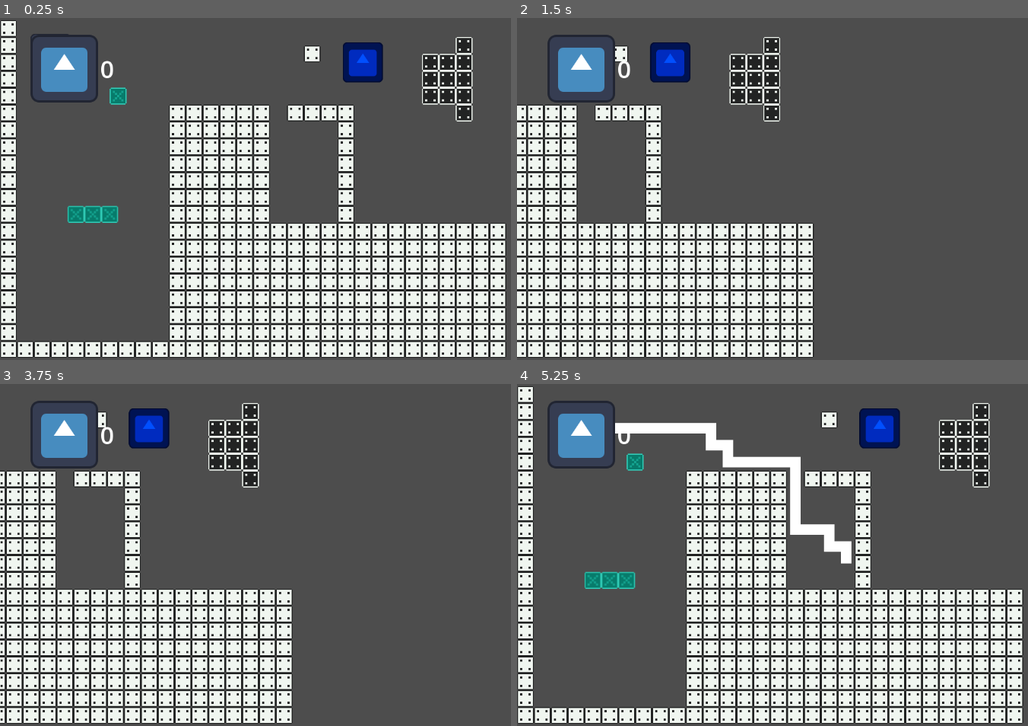
Above: before the commit, frames 1-4 (two rows, left to right).
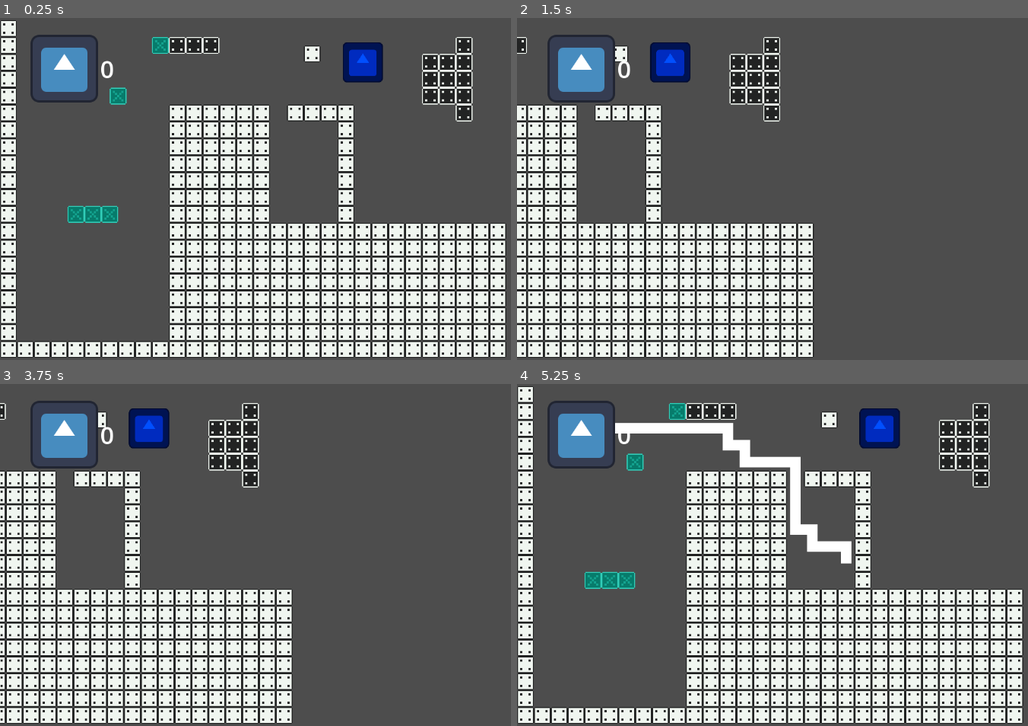
Above: after the commit, the same moments.

Repository: u-sernam-e/GameJam2025
Game: Godot game, scene res://Scenes/Level/main_level.tscn
The game is run twice, just before and just after one commit, with the same random seed, the same clock (stepped at 60 frames per second) and the same inputs. The engine's default icon, where the game draws it, is replaced by a stand-in: a white triangle on a blue panel in a dark square.
Inputs (mouse positions are in pixels of both pictures, inside the frame that each line leads up to):
- Up to frame 1 (0.25 s): no input
- Up to frame 2 (1.5 s): tap Enter at 0.5 s; move the mouse to (956, 171) at 0.52 s; hold Right (ui_right) 0.53-1.28 s; click (956, 171) at 0.6 s; tap Space at 1.25 s; move the mouse to (700, 206) at 1.27 s; hold Left (ui_left) from 1.28 s (still down); right-click (700, 206) at 1.35 s
- Up to frame 3 (3.75 s): move the mouse to (362, 479) at 2.02 s; release Left (ui_left) at 2.03 s; hold Right (ui_right) 2.03-3.53 s; click (362, 479) at 2.1 s; tap Enter at 2.75 s; move the mouse to (275, 623) at 2.77 s; right-click (275, 623) at 2.85 s; tap Space at 3.5 s; move the mouse to (485, 606) at 3.52 s; hold Left (ui_left) from 3.53 s (still down); click (485, 606) at 3.6 s
- Up to frame 4 (5.25 s): keep holding Left (ui_left); move the mouse to (639, 503) at 4.27 s; right-click (639, 503) at 4.35 s; move the mouse to (849, 555) at 5.02 s; click (849, 555) at 5.1 s

The runs differ from the first frame. In frame 1, 0.6% of the frame differs, in the area x 5-74%, y 4-60%; in frame 2, 0.1%; in frame 3, less than 0.1%; in frame 4, 1.5%, in the area x 13-74%, y 5-60%.

Commit message:
added crate

Diff:
--- a/Globals/globals.gd
+++ b/Globals/globals.gd
@@ -1,9 +1,20 @@
 extends Node
 
 var coins : int = 0
+var firstFrame : bool = true
 
-signal updateTileMap()
+# to be emitted on first frame of level
+# is emitted on first frame of game, should also be emitted
+# on scene change and when the character dies and level's restarted
+signal levelStart
+
+signal updateTileMap
 
 signal moveCamera(moveAmount : Vector2i)
 
 signal setCoins(amount : int)
+
+func _process(_delta: float) -> void:
+	if firstFrame:
+		levelStart.emit()
+		firstFrame = false
--- a/Scenes/Character/adventurer.tscn
+++ b/Scenes/Character/adventurer.tscn
@@ -7,26 +7,27 @@
 [ext_resource type="Script" uid="uid://t1c32crh10xw" path="res://Scripts/Character/move_instruction.gd" id="5_rpuq4"]
 
 [sub_resource type="RectangleShape2D" id="RectangleShape2D_efyhf"]
-size = Vector2(127, 127)
+size = Vector2(64, 64)
 
 [sub_resource type="RectangleShape2D" id="RectangleShape2D_3dik8"]
-size = Vector2(128, 128)
+size = Vector2(64, 64)
 
 [sub_resource type="RectangleShape2D" id="RectangleShape2D_pwss3"]
-size = Vector2(128, 128)
+size = Vector2(48, 48)
 
 [sub_resource type="RectangleShape2D" id="RectangleShape2D_rpuq4"]
-size = Vector2(48, 48)
+size = Vector2(16, 16)
 
 [node name="Adventurer" type="CharacterBody2D" node_paths=PackedStringArray("movement_script") groups=["character"]]
 script = ExtResource("1_ie25t")
 movement_script = NodePath("MovementComponent")
 
 [node name="CollisionShape2D" type="CollisionShape2D" parent="."]
-position = Vector2(-0.5, 1.5)
 shape = SubResource("RectangleShape2D_efyhf")
 
 [node name="Sprite2D" type="Sprite2D" parent="."]
+position = Vector2(0, 9.536743e-07)
+scale = Vector2(0.5, 0.5)
 texture = ExtResource("2_6v6nm")
 
 [node name="MovementComponent" type="Node2D" parent="."]
--- /dev/null
+++ b/Scenes/Level/crate.tscn
@@ -0,0 +1,81 @@
+[gd_scene load_steps=10 format=3 uid="uid://c1cfiemc3hs70"]
+
+[ext_resource type="Script" uid="uid://d366ywowgy78u" path="res://Scripts/Level/crate.gd" id="1_pxcwp"]
+[ext_resource type="Texture2D" uid="uid://dskkpq3cc23gh" path="res://Assets/test_tileset.png" id="2_1lpdj"]
+[ext_resource type="Script" uid="uid://dctkvbn0ljpx7" path="res://Scripts/Level/crate_activate_box.gd" id="3_71cc6"]
+
+[sub_resource type="AtlasTexture" id="AtlasTexture_71cc6"]
+atlas = ExtResource("2_1lpdj")
+region = Rect2(80, 80, 16, 16)
+
+[sub_resource type="RectangleShape2D" id="RectangleShape2D_fey47"]
+size = Vector2(3.5, 6)
+
+[sub_resource type="RectangleShape2D" id="RectangleShape2D_0jqur"]
+size = Vector2(4, 6)
+
+[sub_resource type="RectangleShape2D" id="RectangleShape2D_j573q"]
+size = Vector2(6, 4)
+
+[sub_resource type="RectangleShape2D" id="RectangleShape2D_2s70i"]
+size = Vector2(6, 4)
+
+[sub_resource type="RectangleShape2D" id="RectangleShape2D_8lkp6"]
+size = Vector2(4, 3)
+
+[node name="Crate" type="Node2D"]
+script = ExtResource("1_pxcwp")
+
+[node name="Sprite2D" type="Sprite2D" parent="."]
+texture_filter = 1
+texture = SubResource("AtlasTexture_71cc6")
+
+[node name="ActivateLeft" type="Area2D" parent="."]
+collision_layer = 2
+collision_mask = 2
+script = ExtResource("3_71cc6")
+metadata/_custom_type_script = "uid://cpewc6ckirv3b"
+
+[node name="CollisionShape2D" type="CollisionShape2D" parent="ActivateLeft"]
+position = Vector2(-9.75, 0)
+shape = SubResource("RectangleShape2D_fey47")
+
+[node name="ActivateRight" type="Area2D" parent="."]
+collision_layer = 2
+collision_mask = 2
+script = ExtResource("3_71cc6")
+metadata/_custom_type_script = "uid://cpewc6ckirv3b"
+
+[node name="CollisionShape2D" type="CollisionShape2D" parent="ActivateRight"]
+position = Vector2(10, 0)
+shape = SubResource("RectangleShape2D_0jqur")
+
+[node name="ActivateTop" type="Area2D" parent="."]
+collision_layer = 2
+collision_mask = 2
+script = ExtResource("3_71cc6")
+metadata/_custom_type_script = "uid://cpewc6ckirv3b"
+
+[node name="CollisionShape2D" type="CollisionShape2D" parent="ActivateTop"]
+position = Vector2(0, -10)
+shape = SubResource("RectangleShape2D_j573q")
+
+[node name="ActivateBottom" type="Area2D" parent="."]
+collision_layer = 2
+collision_mask = 2
+script = ExtResource("3_71cc6")
+metadata/_custom_type_script = "uid://cpewc6ckirv3b"
+
+[node name="CollisionShape2D" type="CollisionShape2D" parent="ActivateBottom"]
+position = Vector2(0, 10)
+shape = SubResource("RectangleShape2D_2s70i")
+
+[node name="IndentBoxPivot" type="Marker2D" parent="."]
+
+[node name="IndentBox" type="Area2D" parent="IndentBoxPivot"]
+collision_layer = 16
+collision_mask = 16
+
+[node name="CollisionShape2D" type="CollisionShape2D" parent="IndentBoxPivot/IndentBox"]
+position = Vector2(0, -14)
+shape = SubResource("RectangleShape2D_8lkp6")
--- a/Scenes/Level/main_level.tscn
+++ b/Scenes/Level/main_level.tscn
@@ -8,6 +8,7 @@
 [ext_resource type="PackedScene" uid="uid://geioym668ust" path="res://Scenes/Level/lever.tscn" id="6_236hc"]
 [ext_resource type="PackedScene" uid="uid://dddm40jtb8lyb" path="res://Scenes/Level/camera.tscn" id="7_74wln"]
 [ext_resource type="PackedScene" uid="uid://bpc552rn6tre6" path="res://Scenes/Level/chest.tscn" id="8_kh5xa"]
+[ext_resource type="PackedScene" uid="uid://c1cfiemc3hs70" path="res://Scenes/Level/crate.tscn" id="9_2ye4d"]
 
 [sub_resource type="TileSetAtlasSource" id="TileSetAtlasSource_ikcpc"]
 texture = ExtResource("1_q2fht")
@@ -44,20 +45,37 @@
 physics_layer_0/collision_mask = 4
 sources/0 = SubResource("TileSetAtlasSource_236hc")
 
+[sub_resource type="TileSetAtlasSource" id="TileSetAtlasSource_kh5xa"]
+texture = ExtResource("1_q2fht")
+1:1/0 = 0
+1:1/0/physics_layer_0/polygon_0/points = PackedVector2Array(-8, -8, 8, -8, 8, 8, -8, 8)
+3:1/0 = 0
+3:1/0/physics_layer_0/polygon_0/points = PackedVector2Array(-8, -8, 8, -8, 8, 8, -8, 8)
+5:1/0 = 0
+5:1/0/physics_layer_0/polygon_0/points = PackedVector2Array(-8, -8, 8, -8, 8, 8, -8, 8)
+1:3/0 = 0
+1:3/0/physics_layer_0/polygon_0/points = PackedVector2Array(-8, -8, 8, -8, 8, 8, -8, 8)
+3:3/0 = 0
+3:3/0/physics_layer_0/polygon_0/points = PackedVector2Array(-8, -8, 8, -8, 8, 8, -8, 8)
+5:3/0 = 0
+5:3/0/physics_layer_0/polygon_0/points = PackedVector2Array(-8, -8, 8, -8, 8, 8, -8, 8)
+1:5/0 = 0
+1:5/0/physics_layer_0/polygon_0/points = PackedVector2Array(-8, -8, 8, -8, 8, 8, -8, 8)
+3:5/0 = 0
+3:5/0/physics_layer_0/polygon_0/points = PackedVector2Array(-8, -8, 8, -8, 8, 8, -8, 8)
+5:5/0 = 0
+
+[sub_resource type="TileSet" id="TileSet_2ye4d"]
+physics_layer_0/collision_layer = 16
+physics_layer_0/collision_mask = 16
+sources/0 = SubResource("TileSetAtlasSource_kh5xa")
+
 [node name="MainLevel" type="Node2D"]
 
 [node name="Walls" type="TileMapLayer" parent="."]
 texture_filter = 1
 tile_map_data = PackedByteArray("AAAAAAAAAAABAAEAAAAAAAEAAAABAAEAAAAAAAIAAAABAAEAAAAAAAMAAAABAAEAAAAAAAQAAAABAAEAAAAAAA …(3952 unchanged characters)…
 tile_set = SubResource("TileSet_5erdv")
-
-[node name="Adventurer" parent="." node_paths=PackedStringArray("player_node", "tilemap_layer_node", "visual_path_line2D") instance=ExtResource("2_ikcpc")]
-position = Vector2(48, 32)
-scale = Vector2(0.3, 0.3)
-player_node = NodePath("../Player")
-character_type = "Adventurer"
-tilemap_layer_node = NodePath("../Walls")
-visual_path_line2D = NodePath("../Line2D")
 
 [node name="Line2D" type="Line2D" parent="."]
 
@@ -69,6 +87,7 @@
 [node name="Gate" parent="." node_paths=PackedStringArray("wallTile") instance=ExtResource("5_236hc")]
 position = Vector2(264, 88)
 wallTile = NodePath("../Walls")
+closed = false
 
 [node name="Lever" parent="." node_paths=PackedStringArray("itemToActivate") instance=ExtResource("6_236hc")]
 position = Vector2(296, 32)
@@ -84,3 +103,19 @@
 
 [node name="Chest" parent="." instance=ExtResource("8_kh5xa")]
 position = Vector2(112, 72)
+
+[node name="Indented" type="TileMapLayer" parent="."]
+tile_map_data = PackedByteArray("AAAJAAEAAAABAAMAAAAMAAEAAAABAAMAAAALAAEAAAABAAMAAAAKAAEAAAABAAMAAAA=")
+tile_set = SubResource("TileSet_2ye4d")
+
+[node name="Crate" parent="." node_paths=PackedStringArray("wallTile") instance=ExtResource("9_2ye4d")]
+position = Vector2(152, 24)
+wallTile = NodePath("../Walls")
+
+[node name="Adventurer" parent="." node_paths=PackedStringArray("player_node", "tilemap_layer_node", "visual_path_line2D") instance=ExtResource("2_ikcpc")]
+position = Vector2(48, 32)
+scale = Vector2(0.3, 0.3)
+player_node = NodePath("../Player")
+character_type = "Adventurer"
+tilemap_layer_node = NodePath("../Walls")
+visual_path_line2D = NodePath("../Line2D")
--- /dev/null
+++ b/Scripts/Level/crate.gd
@@ -0,0 +1,56 @@
+extends Node2D
+
+@export var wallTile : TileMapLayer
+
+@onready var activate_left = $ActivateLeft
+@onready var activate_right = $ActivateRight
+@onready var activate_top = $ActivateTop
+@onready var activate_bottom = $ActivateBottom
+@onready var indent_pivot = $IndentBoxPivot
+@onready var indent_box = $IndentBoxPivot/IndentBox
+
+func _ready() -> void:
+	Globals.levelStart.connect(_level_start)
+	activate_left.activated.connect(_activated_left)
+	activate_right.activated.connect(_activated_right)
+	activate_top.activated.connect(_activated_top)
+	activate_bottom.activated.connect(_activated_bottom)
+
+func removeTile():
+	var coords : Vector2i = wallTile.local_to_map(wallTile.to_local(global_position))
+	wallTile.erase_cell(coords)
+	Globals.updateTileMap.emit()
+
+func setTile():
+	var coords : Vector2i = wallTile.local_to_map(wallTile.to_local(global_position))
+	wallTile.set_cell(coords, 0, Vector2i(1, 1))
+	Globals.updateTileMap.emit()
+
+func _level_start():
+	setTile()
+
+func move():
+	await get_tree().create_timer(0.05).timeout
+	if indent_box.has_overlapping_bodies():
+		removeTile()
+		var nextPostition = position + Vector2(0, -16).rotated(indent_pivot.rotation)
+		var tween = create_tween()
+		tween.finished.connect(_tween_finished)
+		tween.set_ease(Tween.EASE_OUT)
+		tween.tween_property(self, "position", nextPostition, 0.5)
+
+func _tween_finished():
+	setTile()
+
+func _activated_left():
+	indent_pivot.rotation_degrees = 90
+	move()
+func _activated_right():
+	indent_pivot.rotation_degrees = 270
+	move()
+func _activated_top():
+	indent_pivot.rotation_degrees = 180
+	move()
+func _activated_bottom():
+	indent_pivot.rotation_degrees = 0
+	move()
--- /dev/null
+++ b/Scripts/Level/crate_activate_box.gd
@@ -0,0 +1,6 @@
+extends CharacterActivateable
+
+signal activated
+
+func activate():
+	activated.emit()
--- a/Scripts/Menus/main_menu.gd
+++ b/Scripts/Menus/main_menu.gd
@@ -1,4 +1,4 @@
 extends Control
 
 func _on_button_pressed() -> void:
-	get_tree().change_scene_to_file()
+	get_tree().change_scene_to_file("res://Scenes/Level/main_level.tscn")
--- a/project.godot
+++ b/project.godot
@@ -53,7 +53,16 @@
 ]
 }
 
+[layer_names]
+
+2d_physics/layer_1="Walls"
+2d_physics/layer_2="CharacterActivate"
+2d_physics/layer_3="Death"
+2d_physics/layer_4="Coin"
+2d_physics/layer_5="BoxIndent"
+
 [rendering]
 
+textures/canvas_textures/default_texture_filter=0
 renderer/rendering_method="gl_compatibility"
 renderer/rendering_method.mobile="gl_compatibility"
Not shown: 1 places in Scenes/Level/main_level.tscn that only renumber resources
Not shown, added: Scripts/Level/crate.gd.uid
Not shown, added: Scripts/Level/crate_activate_box.gd.uid
